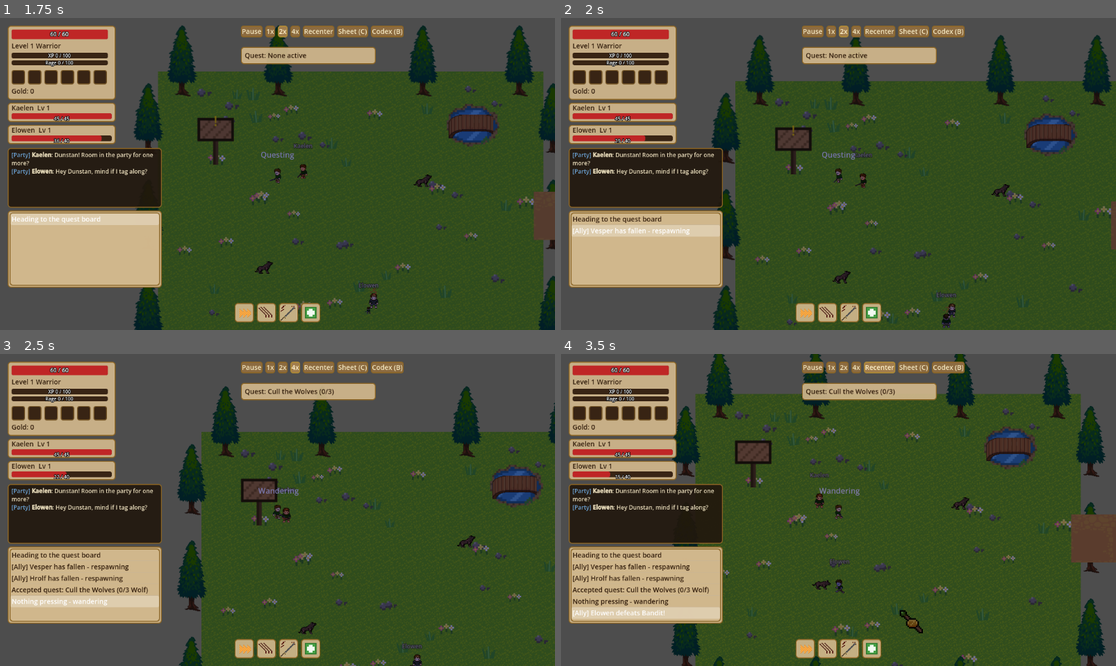
Above: before the commit, frames 1-4 (two rows, left to right).
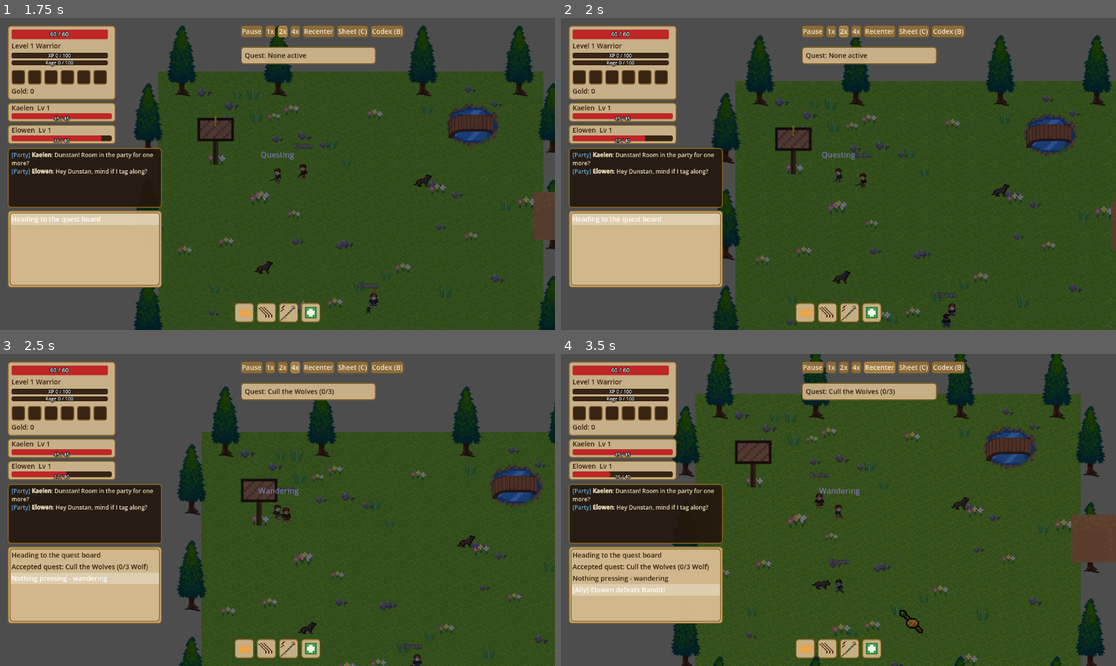
Above: after the commit, the same moments.

Repository: HexaLoid/ai-world-spectator
Game: Godot game, scene res://scenes/Main.tscn
Same seed, same stepped clock (60 frames per second), same inputs: the game is played once before the commit and once after it.
Inputs:
- Up to frame 1 (1.75 s): click "1x" at 0.5 s; click "2x" at 1.25 s
- Up to frame 2 (2 s): no input
- Up to frame 3 (2.5 s): click "4x" at 2 s
- Up to frame 4 (3.5 s): click "Recenter" at 2.75 s

Frame 1 is identical in both runs. In frame 2, 2.0% of the frame differs, in the area x 1-29%, y 62-70%; in frame 3, 2.4%; in frame 4, 2.6%, in the area x 1-29%, y 67-85%.

Commit message:
Balance: mage class bonus, harder swamp/pass mobs, allies out of boss range
Co-Authored-By: Claude Sonnet 5 <noreply@anthropic.com>

Diff:
--- a/scenes/world/FrostpeakPass.tscn
+++ b/scenes/world/FrostpeakPass.tscn
@@ -121,7 +121,7 @@
 
 
 [node name="SimulatedPlayerHrolf" parent="." instance=ExtResource("12_simplayer")]
-position = Vector2(0, 230)
+position = Vector2(-330, -230)
 player_name = "Hrolf"
 max_hp = 90
 attack_damage_min = 12
--- a/scenes/world/MirewaterSwamp.tscn
+++ b/scenes/world/MirewaterSwamp.tscn
@@ -118,7 +118,7 @@
 position = Vector2(-280, -160)
 
 [node name="SimulatedPlayerVesper" parent="." instance=ExtResource("12_simplayer")]
-position = Vector2(-40, 230)
+position = Vector2(-330, -230)
 player_name = "Vesper"
 max_hp = 70
 attack_damage_min = 9
--- a/scripts/systems/ability_table.gd
+++ b/scripts/systems/ability_table.gd
@@ -30,6 +30,10 @@
 		"max_resource": 100.0,
 		"resource_regen_per_second": 6.0,
 		"primary_stat": "intellect",
+			# Flat class bonuses (see StatCalculator.derive): the mage is the more
+			# fragile class, so it gets a cushion for the level-3 Crypt Lord.
+			"bonus_max_hp": 25,
+			"bonus_armor": 5,
 		"stat_weights": {
 			"damage": 3.0, "intellect": 2.0, "armor": 0.5, "max_hp": 0.3, "crit_chance": 100.0,
 		},
--- a/scripts/systems/enemy_table.gd
+++ b/scripts/systems/enemy_table.gd
@@ -47,12 +47,12 @@
 	# --- Mirewater Swamp (levels 4+) ---
 	"mire_wolf": {
 		"name": "Mire Wolf", "zone": "mirewater_swamp", "sprite": "wolf", "tint": Color(0.55, 0.85, 0.6, 1.0), "sprite_size": 40.0,
-		"max_hp": 45, "move_speed": 72.0, "attack_min": 5, "attack_max": 9, "aggro_range": 120.0,
+		"max_hp": 45, "move_speed": 72.0, "attack_min": 6, "attack_max": 11, "aggro_range": 120.0,
 		"xp_reward": 55, "gold_min": 3, "gold_max": 6, "loot_level": 6, "guaranteed_drop": "",
 	},
 	"bog_bandit": {
 		"name": "Bog Bandit", "zone": "mirewater_swamp", "sprite": "bandit", "tint": Color(0.5, 0.85, 0.55, 1.0), "sprite_size": 40.0,
-		"max_hp": 55, "move_speed": 46.0, "attack_min": 6, "attack_max": 11, "aggro_range": 120.0,
+		"max_hp": 55, "move_speed": 46.0, "attack_min": 7, "attack_max": 13, "aggro_range": 120.0,
 		"xp_reward": 65, "gold_min": 4, "gold_max": 7, "loot_level": 6, "guaranteed_drop": "",
 	},
 	"mire_tyrant": {
@@ -63,12 +63,12 @@
 	# --- Frostpeak Pass (levels 7+) ---
 	"frost_wolf": {
 		"name": "Frost Wolf", "zone": "frostpeak_pass", "sprite": "wolf", "tint": Color(0.7, 0.88, 1.0, 1.0), "sprite_size": 42.0,
-		"max_hp": 70, "move_speed": 78.0, "attack_min": 8, "attack_max": 13, "aggro_range": 130.0,
+		"max_hp": 70, "move_speed": 78.0, "attack_min": 9, "attack_max": 15, "aggro_range": 130.0,
 		"xp_reward": 90, "gold_min": 5, "gold_max": 9, "loot_level": 9, "guaranteed_drop": "",
 	},
 	"frost_raider": {
 		"name": "Frost Raider", "zone": "frostpeak_pass", "sprite": "bandit", "tint": Color(0.6, 0.8, 1.0, 1.0), "sprite_size": 42.0,
-		"max_hp": 85, "move_speed": 50.0, "attack_min": 9, "attack_max": 15, "aggro_range": 130.0,
+		"max_hp": 85, "move_speed": 50.0, "attack_min": 10, "attack_max": 17, "aggro_range": 130.0,
 		"xp_reward": 105, "gold_min": 6, "gold_max": 10, "loot_level": 9, "guaranteed_drop": "",
 	},
 	"raider_captain": {
--- a/scripts/systems/stat_calculator.gd
+++ b/scripts/systems/stat_calculator.gd
@@ -32,11 +32,11 @@
 		damage_multiplier += float(gear.get(primary, 0.0)) * PRIMARY_STAT_DAMAGE_PER_POINT
 	var gear_damage := float(gear.get("damage", 0.0))
 	return {
-		"max_hp": int(base["max_hp"]) + roundi(float(gear.get("max_hp", 0.0))),
+		"max_hp": int(base["max_hp"]) + int(class_def.get("bonus_max_hp", 0)) + roundi(float(gear.get("max_hp", 0.0))),
 		"damage_min": roundi((float(base["damage_min"]) + gear_damage) * damage_multiplier),
 		"damage_max": roundi((float(base["damage_max"]) + gear_damage) * damage_multiplier),
 		"crit_chance": float(base["crit_chance"]) + float(gear.get("crit_chance", 0.0)),
-		"armor": roundi(float(gear.get("armor", 0.0))),
+		"armor": int(class_def.get("bonus_armor", 0)) + roundi(float(gear.get("armor", 0.0))),
 	}
 
 ## Damage actually taken after armor. Zero stays zero; any positive damage
--- a/tests/suite_codex_text.gd
+++ b/tests/suite_codex_text.gd
@@ -19,7 +19,7 @@
 	var met := CodexText.enemy_entry("mire_wolf", true, 0, true)
 	t.check(met.contains("Mire Wolf"), "met enemy shows its name")
 	t.check(met.contains("HP: 45"), "met enemy shows hp")
-	t.check(met.contains("Damage: 5 - 9"), "met enemy shows damage")
+	t.check(met.contains("Damage: 6 - 11"), "met enemy shows damage")
 	t.check(met.contains("Mirewater Swamp"), "met enemy shows its zone")
 	t.check(not met.contains("XP"), "xp is hidden until the first kill")
 	var killed := CodexText.enemy_entry("mire_wolf", true, 3, true)
--- a/tests/suite_stat_calculator.gd
+++ b/tests/suite_stat_calculator.gd
@@ -39,6 +39,13 @@
 	var crit := StatCalculator.derive(base, {"neck": "lucky_charm", "ring": "ring_of_fortune"}, warrior)
 	t.check_near(float(crit["crit_chance"]), 0.17, "crit from neck + ring")
 
+	# class bonuses: flat HP and armor, none for a class without them
+	var mage_base := StatCalculator.derive(base, {}, mage)
+	t.check_eq(mage_base["max_hp"], int(base["max_hp"]) + int(mage.get("bonus_max_hp", 0)), "mage bonus HP applies")
+	t.check_eq(mage_base["armor"], int(mage.get("bonus_armor", 0)), "mage bonus armor applies")
+	t.check(int(mage.get("bonus_max_hp", 0)) > 0 and int(mage.get("bonus_armor", 0)) > 0, "mage has class bonuses")
+	t.check_eq(StatCalculator.derive(base, {}, warrior)["armor"], 0, "warrior has no bonus armor")
+
 	# mitigate()
 	t.check_eq(StatCalculator.mitigate(10, 0), 10, "no armor, no reduction")
 	t.check_eq(StatCalculator.mitigate(10, 25), 5, "25 armor halves damage (100 / (100 + 25x4))")
Not shown, changed: docs/superpowers/balance/2026-09-25-balance-report.md
